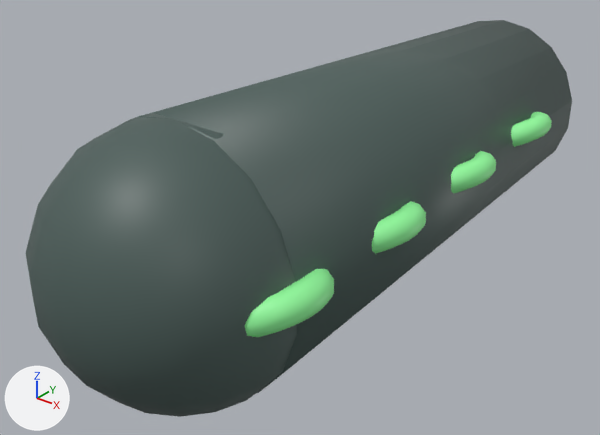
Two versions of the glTF model godot/assets/models/creatures/kraken/seg3.glb, one commit apart.
Before and after are seen from a 50 mm lens placed at (0.684, -0.622, 0.504), pointed at (-0.03, 0.271, -0.05). Lighting does not change. The marker at lower left points along +X, +Y and +Z. The first picture is the older version. Vertices at exactly the same position are counted once.

In view in the first picture: 'sucker', 'tentacle'.
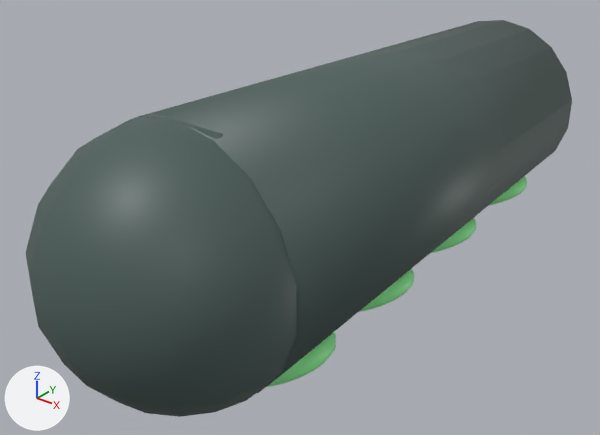
What differs and where, as boxes (x1, y1, x2, y2) in the pictures (600 x 435 px):
```json
{"object": "sucker", "change": "moved", "before": [244, 112, 552, 337], "after": [267, 176, 527, 387], "on screen": "mostly hidden afterwards"}
```

The change, as JSON lines over the scene's bpy script:
```json
{"block": "me_sucker", "where": "# used by ob_sucker; location = (0.0, 0.0, 0.0)"}
{"op": "remove", "block": "me_sucker", "code": "me_sucker.from_pydata(...)  # 2560 vertices, 5120 faces; spans x -0.071..0.216, y -0.076..0.703, z -0.043..0.06"}
{"op": "add", "block": "me_sucker", "code": "me_sucker.from_pydata(...)  # 2560 vertices, 5120 faces; spans x -0.143..0.143, y 0.03..0.809, z -0.206..-0.103"}
{"block": "me_sucker", "change": "me_sucker part 1: the whole mesh is moved by (-0.072, 0.106, -0.163)"}
```
